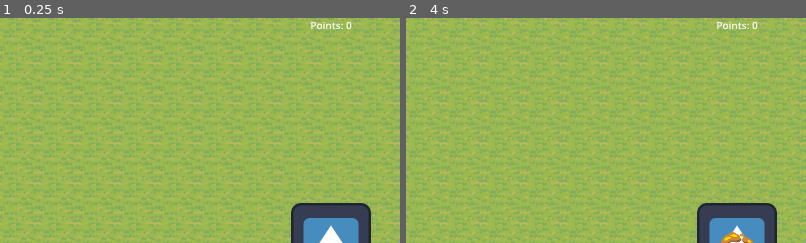
Above: before the commit, frames 1-2 (left to right).
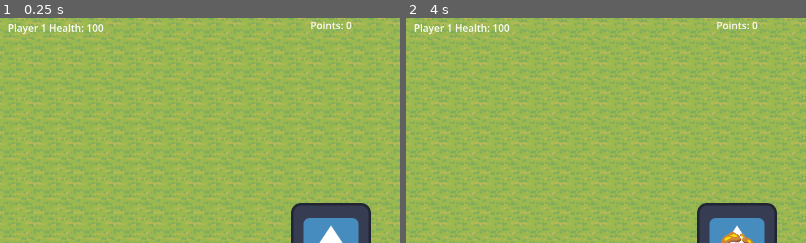
Above: after the commit, the same moments.

Repository: GlitchedSalad/global-game-jam-2026
Game: Godot game, scene res://src/scenes/level/main.tscn
Two runs of this game, one before a commit and one after it. Both use one fixed random seed, a clock stepped at 60 frames per second and the inputs below. The engine's default icon, where the game draws it, is replaced by a stand-in: a white triangle on a blue panel in a dark square.
Inputs:
- Up to frame 1 (0.25 s): no input
- Up to frame 2 (4 s): hold Right (ARROW_RIGHT) 0.53-1.28 s; tap G (G) at 0.6, 1.55, 2.1, 3.05 s; tap H (H) at 0.8, 1.35, 2.3, 2.85, 3.8 s; hold Down (ARROW_DOWN) 1.28-2.03 s; hold Right (ARROW_RIGHT) 2.03-2.78 s; hold Up (ARROW_UP) 2.78-3.53 s; hold Left (ARROW_LEFT) from 3.53 s (still down); tap J (J) at 3.6 s
The pictures show only the part of the screen within x 9-59%, y 0-50%; the shares and areas given below are measured in that part.

The runs differ from the first frame. In frame 1, 0.4% of the frame differs, in the area x 2-26%, y 2-8%; in frame 2, 0.4%.

Commit message:
added healthbar for players

Diff:
--- a/src/scenes/components/hud.tscn
+++ b/src/scenes/components/hud.tscn
@@ -14,3 +14,24 @@
 offset_bottom = 23.0
 grow_horizontal = 2
 text = "Points:"
+
+[node name="player_2_health" type="Label" parent="." unique_id=1386306190]
+anchors_preset = 5
+anchor_left = 0.5
+anchor_right = 0.5
+offset_left = 270.0
+offset_top = 5.0
+offset_right = 326.0
+offset_bottom = 28.0
+grow_horizontal = 2
+
+[node name="player_1_health" type="Label" parent="." unique_id=752299835]
+anchors_preset = 5
+anchor_left = 0.5
+anchor_right = 0.5
+offset_left = -468.0
+offset_top = 4.0
+offset_right = -412.0
+offset_bottom = 27.0
+grow_horizontal = 2
+text = "Health:"
--- a/src/scripts/components/hud.gd
+++ b/src/scripts/components/hud.gd
@@ -1,10 +1,31 @@
 extends CanvasLayer
 
 @onready var points_label := $Points
+@onready var player_1_health_label := $player_1_health
+@onready var player_2_health_label := $player_2_health
 
 func _ready() -> void:
 	Global.connect("points_changed", _on_points_changed)
+	Global.connect("player_1_health_change", _on_player_1_health_change)
+	Global.connect("player_1_health_change", _on_player_2_health_change)
 	points_label.text = ("Points: " + str(Global.points))
+	player_1_health_label.text = ("Player 1 Health: " + str(Global.Health_1))
+	if(Global.Health_2 != -99):
+		player_2_health_label.text = ("Player 2 Health: " + str(Global.Health_2))
+	else:
+		player_2_health_label.text = ""
 
 func _on_points_changed():
 	points_label.text = ("Points: " + str(Global.points))
+
+
+func _on_player_1_health_change():
+	player_1_health_label.text = ("Player 1 Health: " + str(Global.Health_1))
+
+
+func _on_player_2_health_change():
+	return
+	if(Global.Health_2 != -99):
+		player_2_health_label.text = ("Player 2 Health: " + str(Global.Health_2))
+	else:
+		player_2_health_label.text = ""
--- a/src/scripts/global/global.gd
+++ b/src/scripts/global/global.gd
@@ -3,8 +3,12 @@
 # Global tracking variables
 var enemy_kills : int = 0
 var points : int = 0
+var Health_1 : int = 100
+var Health_2 : int = -99 #set to -99 to diasable
 
 signal points_changed
+signal player_1_health_change
+signal player_2_health_change
 
 func _ready():
 	process_mode = PROCESS_MODE_ALWAYS
@@ -13,6 +17,16 @@
 	points += amount
 	points_changed.emit()
 
+
+func update_health_1(health : int):
+	Health_1 = health
+	player_1_health_change.emit()
+
+
+func update_health_2(health : int):
+	Health_2 = health
+	player_2_health_change.emit()
+
 # Global functions
 
 func change_scene(scene_pointer : String):
Not shown: 1 places in src/scenes/components/hud.tscn that only renumber resources
Not shown: 1 places in src/scenes/level/main.tscn that only renumber resources
